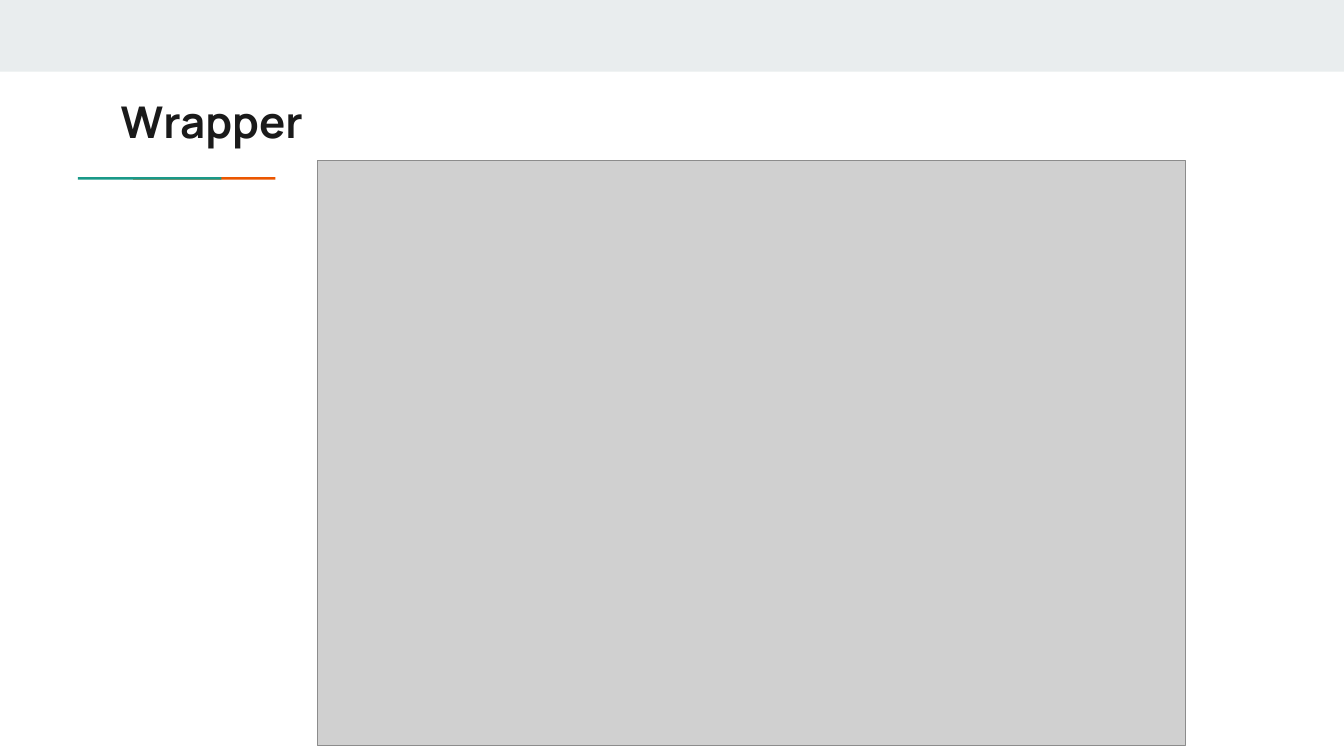
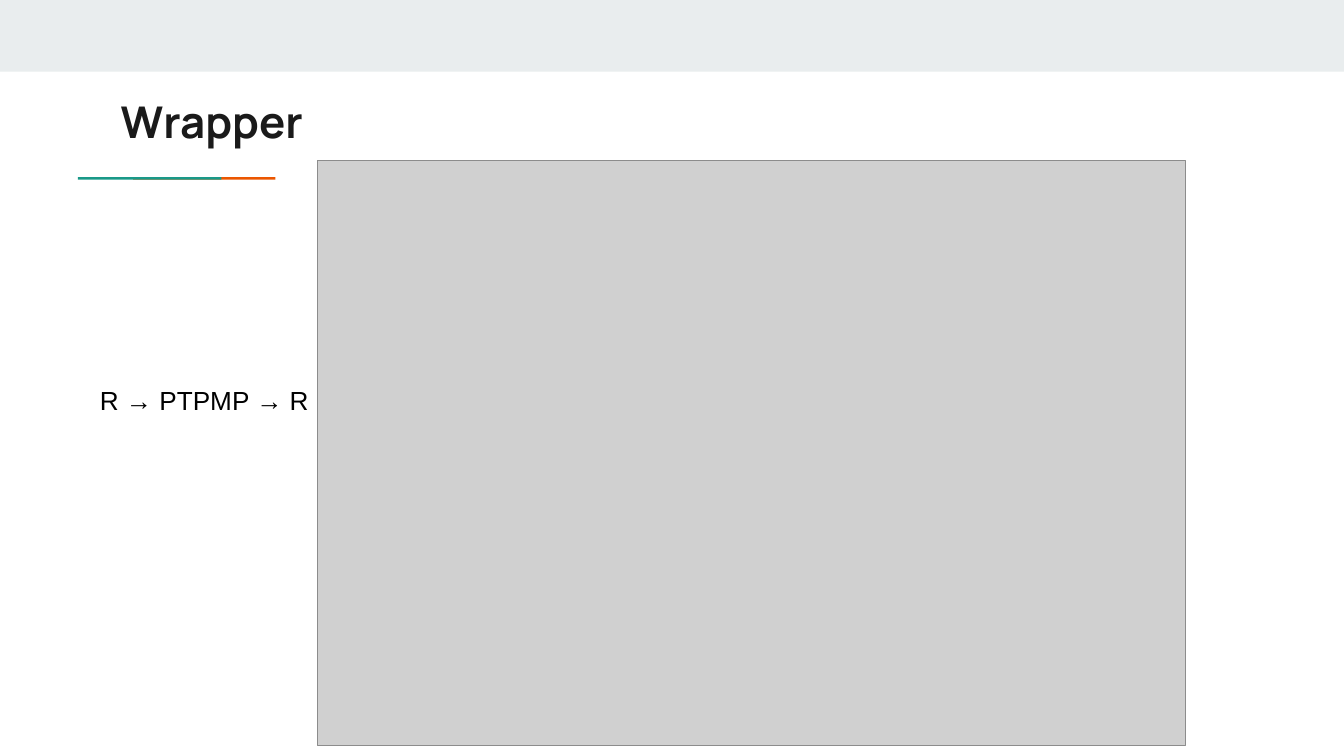
Before and after one commit to GoonerMAK/SWE_4801_Software_Maintenance, a slide deck: slide 15 of Chapter 13_legacy Systems.pptx. Drawn at 1344x756 pixels with LibreOffice and Linux fonts; fonts in the diff are those of the drawing; grey boxes stand for pictures. Boxes give left, top, right and bottom in pixels: in the first picture for what was removed or moved away, otherwise in the second. Text is boxed around its words. In the diff, an @@ line names an element or a change of style, - is before the commit and + after.

```diff
--- a/Chapter 13_legacy Systems.pptx
+++ b/Chapter 13_legacy Systems.pptx
@@ text added at box(100, 392, 309, 410), 14 pt, text #000000 @@
+R → PTPMP → R
```
Also in this commit, not shown: 4 other slides changed, 2 slides added, 7 other files.
